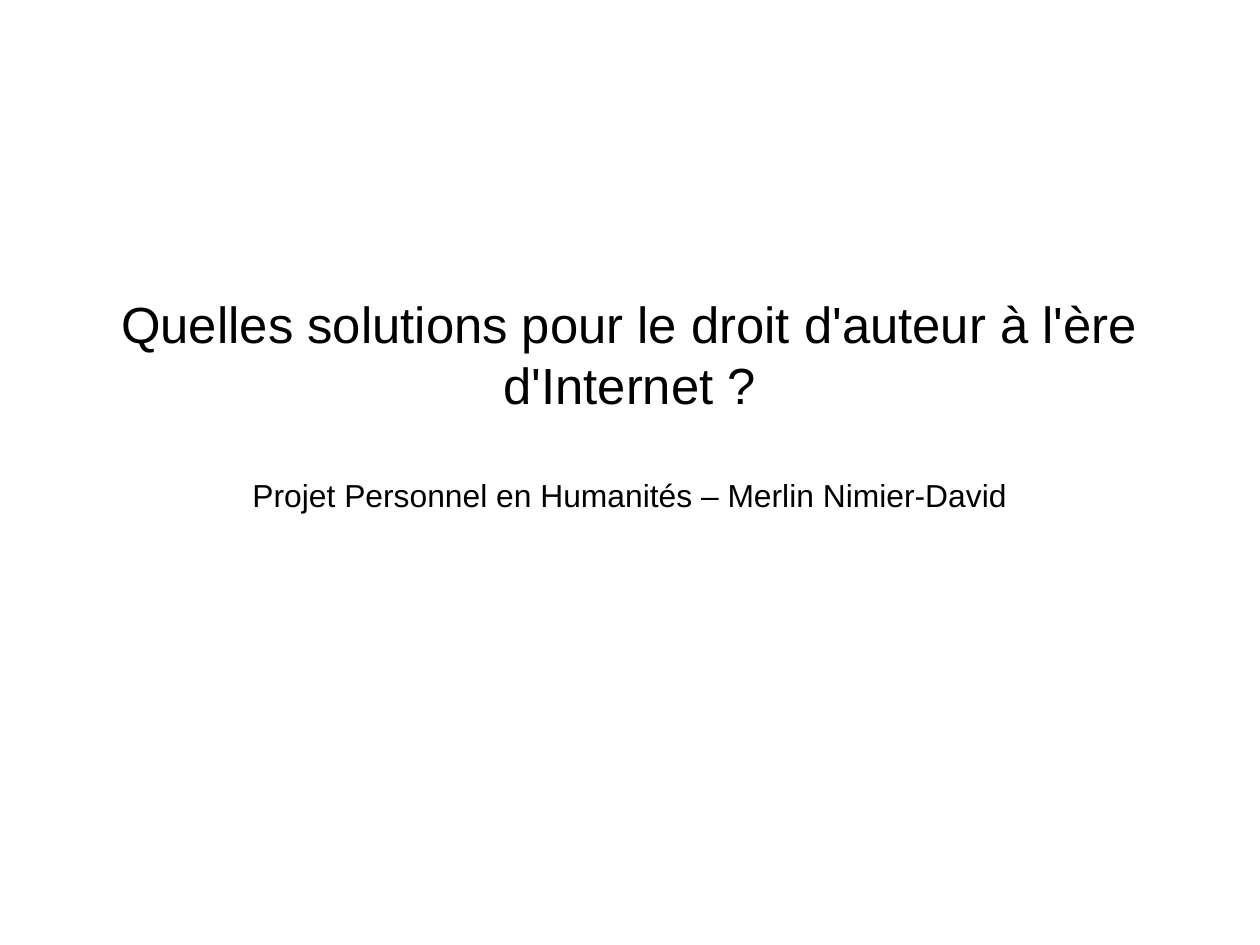
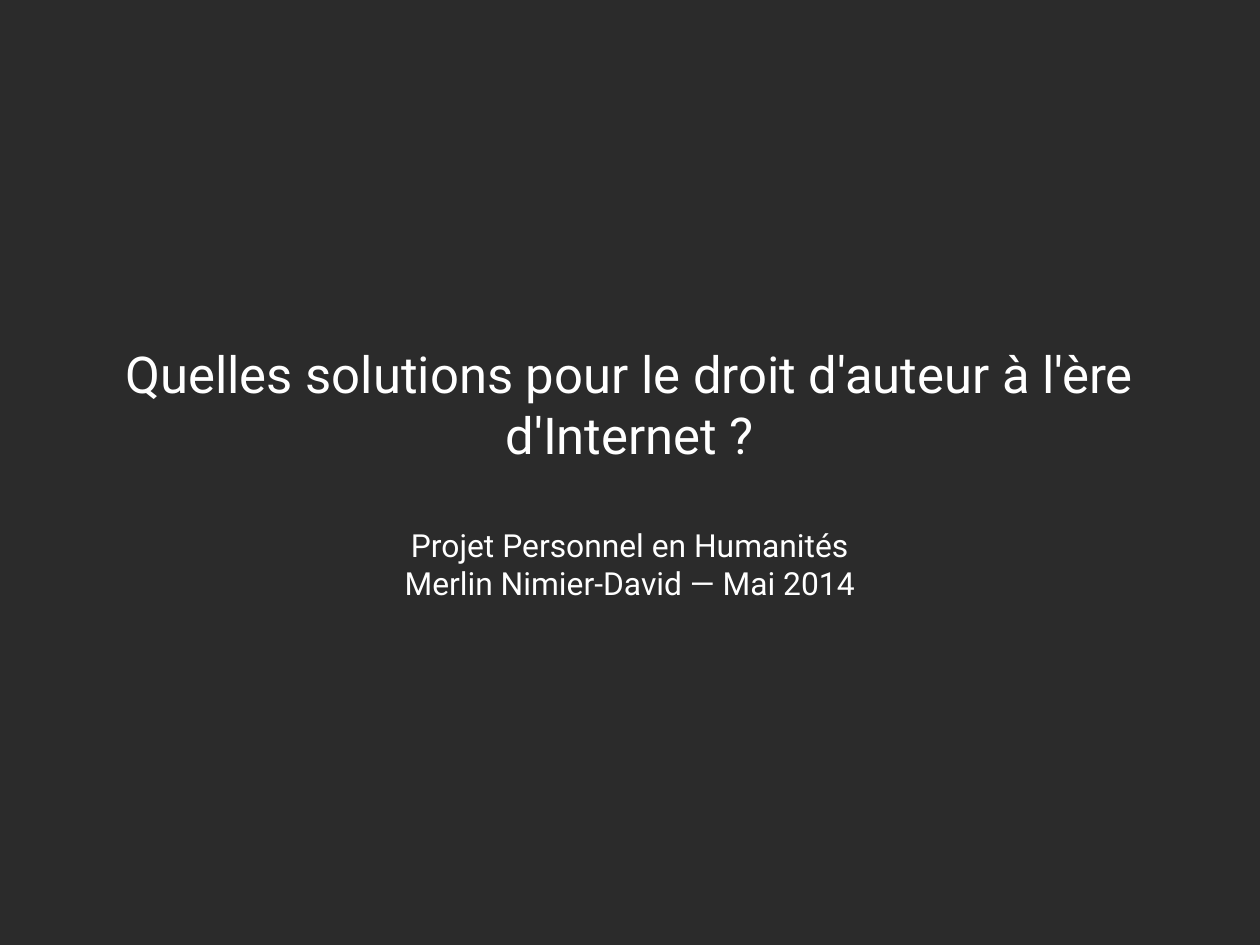
Before and after one commit to Parashp/pph-droit-auteur, a slide deck: slide 1 of soutenance.odp. Drawn at 1260x945 pixels with LibreOffice and Linux fonts; fonts in the diff are those of the drawing; background and template pictures are left out; a plain dark background stands for a picture behind light text. Boxes give left, top, right and bottom in pixels: in the first picture for what was removed or moved away, otherwise in the second. Text is boxed around its words. In the diff, an @@ line names an element or a change of style, - is before the commit and + after.

```diff
--- a/soutenance.odp
+++ b/soutenance.odp
@@ background #FFFFFF to picture (left out) @@
@@ subtitle "Quelles solutions pour le droit ...": place and size @@
-subtitle "Quelles solutions pour le droit ..." at [121, 305, 1136, 513]
+subtitle "Quelles solutions pour le droit ..." at [125, 355, 1132, 596]
@@ subtitle at [125, 355, 1132, 455]: font Arial to Roboto, text colour #000000 to #FFFFFF in "Quelles solutions pour le droit d'auteur à ..." @@
@@ subtitle at [405, 533, 854, 596]: text changed; font Arial to Roboto; text colour #000000 to #FFFFFF @@
-Projet Personnel en Humanités – Merlin Nimier-David
+Projet Personnel en Humanités
+Merlin Nimier-David — Mai 2014
```
Also in this commit, not shown: 22 other slides changed, 1 slide removed, 1 other file.
